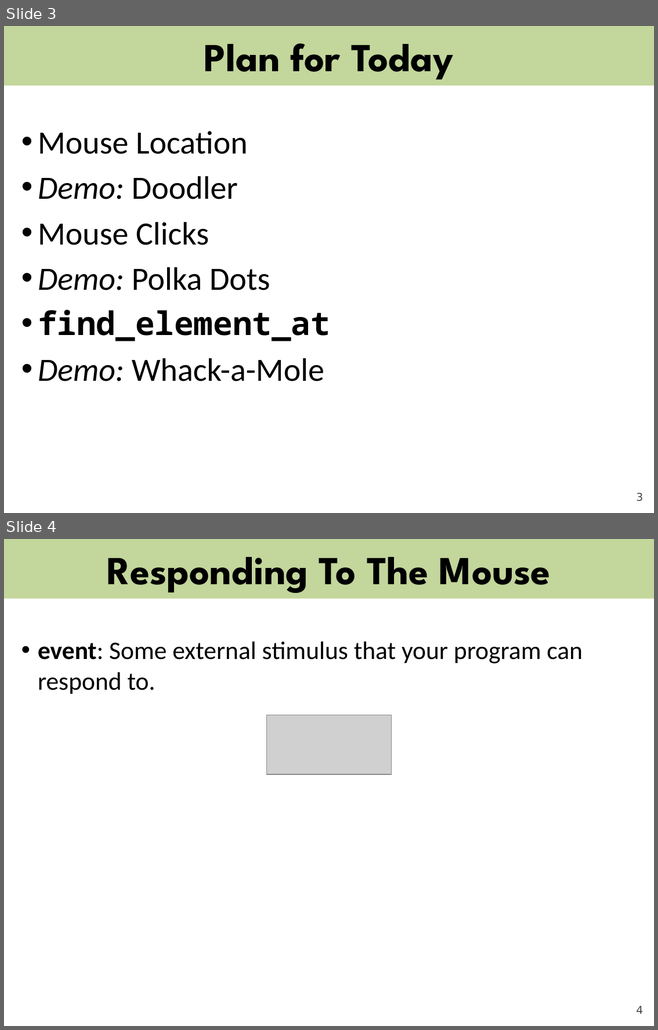
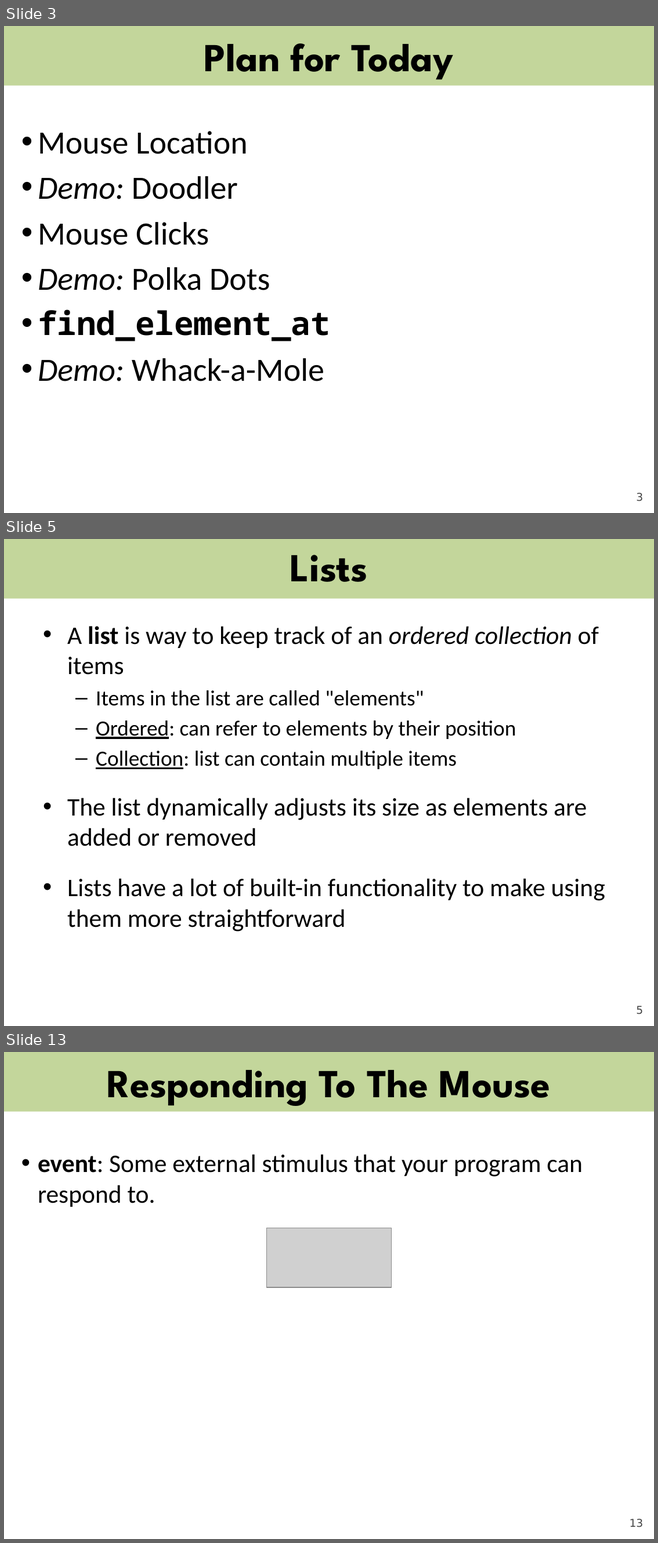
Before and after one commit to csbridge/csbridge2020, a slide deck: docs/slides/12-Mouse.pptx. Shown one above the other, each under a label of ours: slides 3 and 4 before the commit, slides 3, 5 and 13 after it; the slides between them are not shown. The pictures are 658x1030 and 658x1543 pixels, drawn with LibreOffice and Linux fonts; fonts in the diff are those of the drawing; grey boxes stand for pictures. Boxes give left, top, right and bottom in pixels: in the first picture for what was removed or moved away, otherwise in the second. Text is boxed around its words. In the diff, an @@ line names an element or a change of style, - is before the commit and + after.

Commit message:
Lecture 12 update

```diff
--- a/docs/slides/12-Mouse.pptx
+++ b/docs/slides/12-Mouse.pptx
@@ slide 5 added at [4,539,654,1026], background #FFFFFF; not listed: 2 template elements that a slide beside it also shows @@
@@ text added at [290,555,368,582], 44 pt, text #000000, bold @@
+Lists
@@ text added at [67,626,605,932], 28 pt, text #000000 @@
+• A list is way to keep track of an ordered collection of items
+  – Items in the list are called "elements"
+  – Ordered: can refer to elements by their position
+  – Collection: list can contain multiple items
+• The list dynamically adjusts its size as elements are added or removed
+• Lists have a lot of built-in functionality to make using them more straightforward
@@ what was slide 4 is now slide 13 @@
@@ page number at [629,1519,643,1528]: text changed @@
-4
+13
```
Also in this commit, not shown: 8 other slides added, 2 other files.
